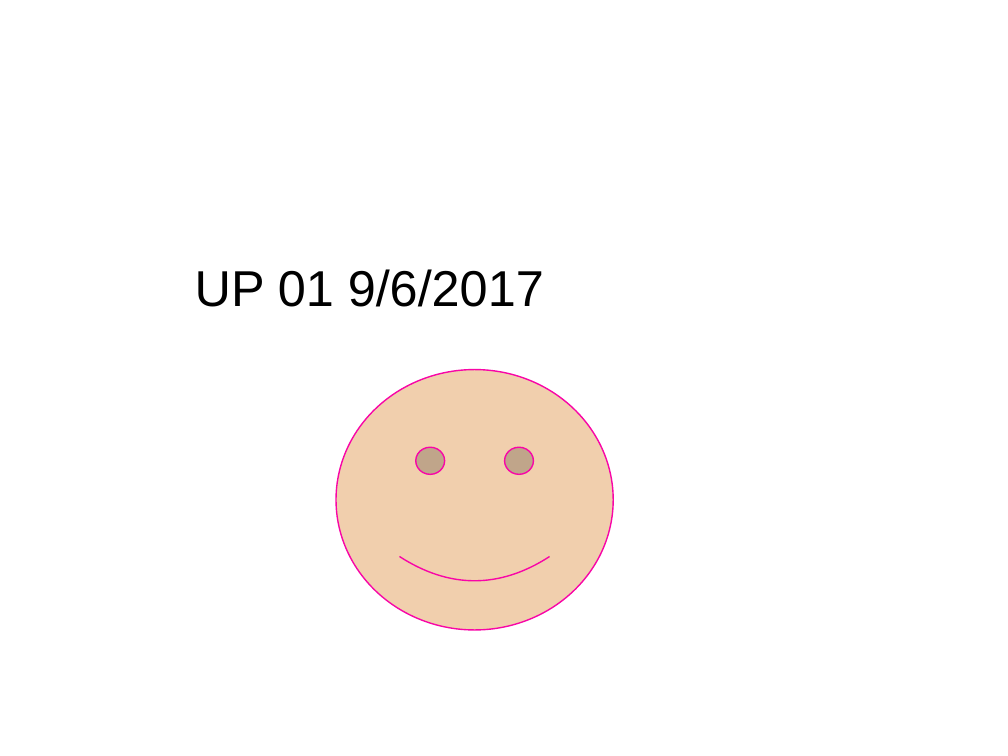
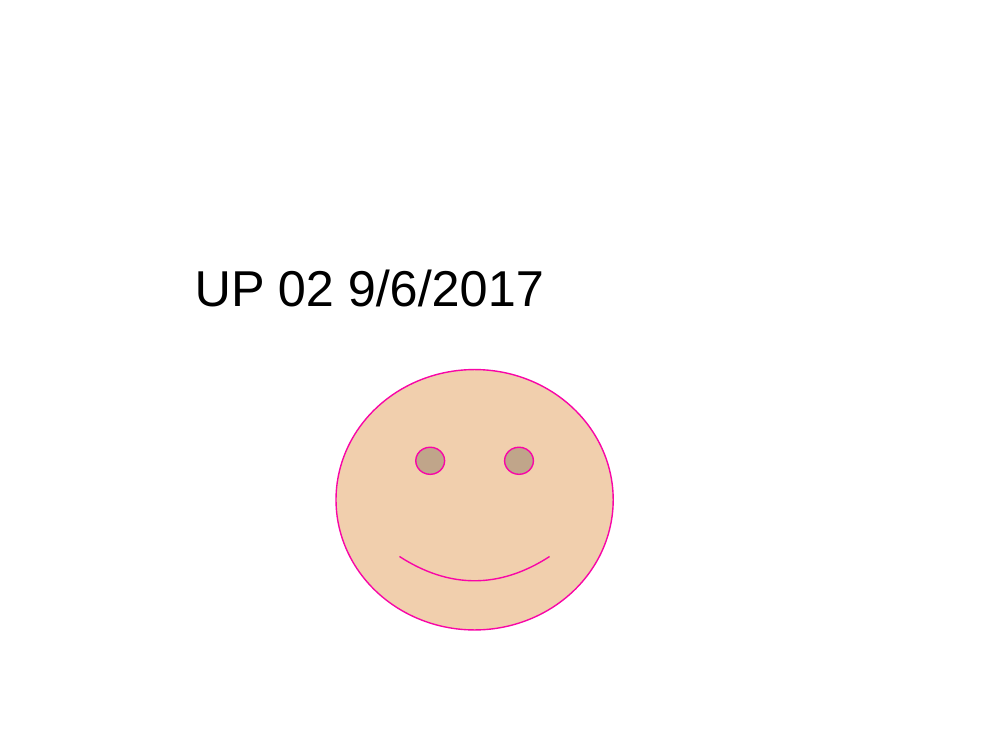
Before and after one commit to vothihoangyen/demo8-6-2017, a slide deck: slide 1 of 1.pptx. Drawn at 1008x756 pixels with LibreOffice and Linux fonts; fonts in the diff are those of the drawing; background and template pictures are left out. Boxes give left, top, right and bottom in pixels: in the first picture for what was removed or moved away, otherwise in the second. Text is boxed around its words. In the diff, an @@ line names an element or a change of style, - is before the commit and + after.

Commit message:
up 02 9/6/2017

```diff
--- a/1.pptx
+++ b/1.pptx
@@ text at [195,269,544,307]: text changed @@
-UP 01 9/6/2017
+UP 02 9/6/2017
```
